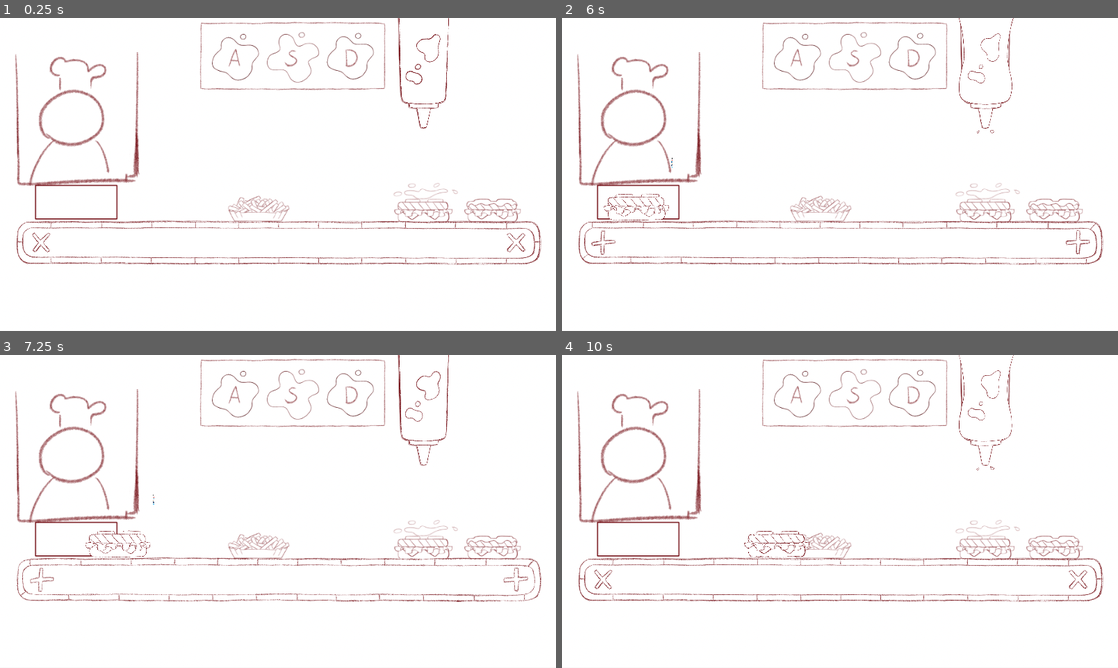
Above: before the commit, frames 1-4 (two rows, left to right).
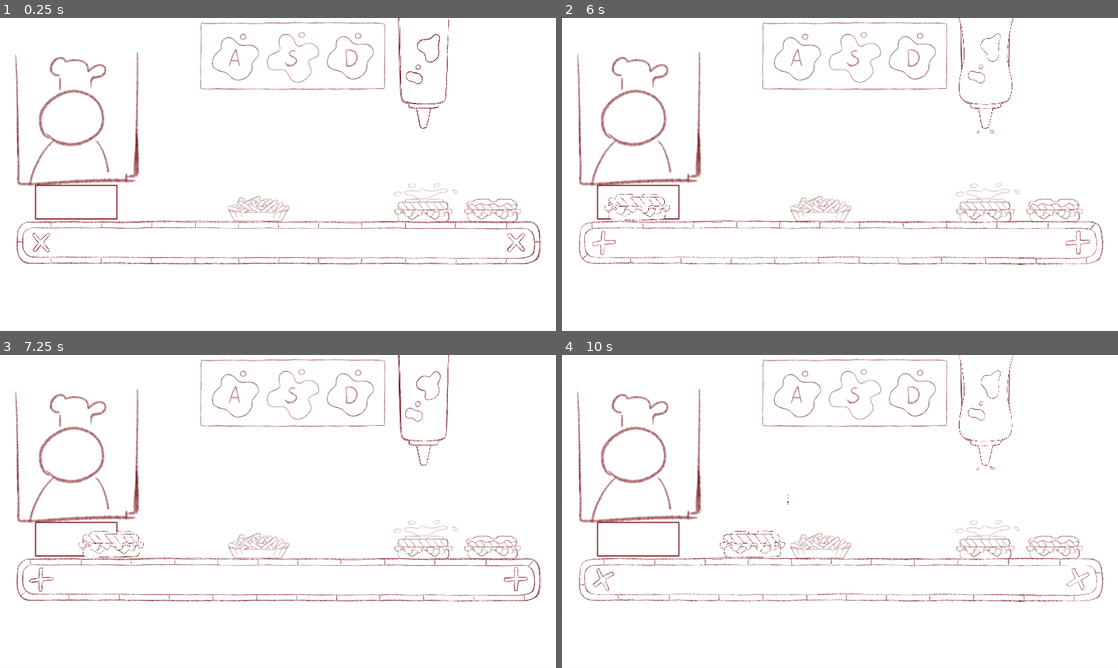
Above: after the commit, the same moments.

Repository: christophprenissl/sauce_game
Game: Godot game, scene res://Scenes/Game.tscn
Two runs of this game, one before a commit and one after it. Both use one fixed random seed, a clock stepped at 60 frames per second and the inputs below.
Inputs:
- Up to frame 1 (0.25 s): no input
- Up to frame 2 (6 s): tap one key every 0.75 s from 0.6 s: A (sauce_a) D (sauce_d) S (sauce_s) A (sauce_a) D (sauce_d) S (sauce_s) A (sauce_a) D (sauce_d)
- Up to frame 3 (7.25 s): tap S (sauce_s) at 6.6 s
- Up to frame 4 (10 s): tap one key every 0.75 s from 7.35 s: A (sauce_a) D (sauce_d) S (sauce_s) A (sauce_a)

The runs differ from the first frame. In frame 1, 0.2% of the frame differs, in the area x 71-81%, y 0-36%; in frame 2, 1.7%; in frame 3, 1.8%; in frame 4, 2.0%, in the area x 3-98%, y 44-79%.

Commit message:
added speed levels that change after certain amount of time

Diff:
--- a/GameObjects/Dish.tscn
+++ b/GameObjects/Dish.tscn
@@ -62,7 +62,7 @@
 position = Vector2( 0, -500 )
 frames = SubResource( 1 )
 animation = "idle"
-frame = 2
+frame = 1
 playing = true
 
 [node name="CollisionShape" type="CollisionShape2D" parent="."]
@@ -76,7 +76,6 @@
 position = Vector2( 0, -500 )
 frames = SubResource( 6 )
 animation = "idle"
-frame = 1
 playing = true
 
 [node name="Sauce2" type="AnimatedSprite" parent="."]
@@ -86,6 +85,7 @@
 position = Vector2( 5, -545 )
 frames = SubResource( 6 )
 animation = "idle"
+frame = 2
 playing = true
 
 [node name="Sauce3" type="AnimatedSprite" parent="."]
@@ -95,7 +95,8 @@
 position = Vector2( -10, -590 )
 frames = SubResource( 6 )
 animation = "idle"
-frame = 2
+frame = 1
 playing = true
 
 [connection signal="area_entered" from="." to="." method="_on_Dish_area_entered"]
+[connection signal="speed_set" from="." to="." method="_on_Dish_speed_set"]
--- a/Scenes/Game.gd
+++ b/Scenes/Game.gd
@@ -7,10 +7,30 @@
 export var sauce_color_s: Color = Color.white
 export var sauce_color_d: Color = Color.white
 
+export (Array, int) var speed_levels
+export var seconds_till_speed_changes: int = 10
+
+var time = 0
+var speed_level = 0
+
+func _ready():
+	set_speed(speed_levels[speed_level])
+
 func _process(delta):
+	time += delta
+	if time > seconds_till_speed_changes && speed_level < speed_levels.size()-1:
+		speed_level += 1
+		time = 0
+		set_speed(speed_levels[speed_level])
+
+
 	if Input.is_action_just_pressed("sauce_a"):
 		saucer.sauce(sauce_color_a)
 	if Input.is_action_just_pressed("sauce_s"):
 		saucer.sauce(sauce_color_s)
 	if Input.is_action_just_pressed("sauce_d"):
 		saucer.sauce(sauce_color_d)
+
+
+func set_speed(value: int):
+	production_line.speed = value
--- a/Scenes/Game.tscn
+++ b/Scenes/Game.tscn
@@ -108,6 +108,7 @@
 sauce_color_a = Color( 0.854902, 0.0627451, 0.0627451, 1 )
 sauce_color_s = Color( 0.858824, 0.74902, 0.027451, 1 )
 sauce_color_d = Color( 0.945098, 0.921569, 0.870588, 1 )
+speed_levels = [ 100, 250, 500, 1000 ]
 
 [node name="Background" type="AnimatedSprite" parent="."]
 position = Vector2( 971, 547.5 )
@@ -123,7 +124,6 @@
 position = Vector2( 961, 773 )
 frames = SubResource( 2 )
 animation = "moving"
-frame = 5
 playing = true
 script = ExtResource( 3 )
 spawn_rate = 200
@@ -154,6 +154,7 @@
 scale = Vector2( 0.347163, 0.35108 )
 frames = SubResource( 8 )
 animation = "idle"
+frame = 1
 playing = true
 script = ExtResource( 5 )
 
--- a/Scripts/Dish.gd
+++ b/Scripts/Dish.gd
@@ -5,6 +5,7 @@
 onready var sauce3 = $"%Sauce3"
 
 export var speed = 100
+signal speed_set(value)
 
 func _process(delta):
 	position.x += speed * delta
@@ -28,3 +29,7 @@
 	if !sauce3.visible:
 		sauce3.set_modulate(sauce_color)
 		sauce3.set_visible(true)
+
+
+func _on_Dish_speed_set(value):
+	speed = value
--- a/Scripts/ProductionLine.gd
+++ b/Scripts/ProductionLine.gd
@@ -1,16 +1,24 @@
 extends AnimatedSprite
 
 export var spawn_rate = 100
+export var speed = 100
 
 onready var game = $".."
 onready var dish = load("res://GameObjects/Dish.tscn")
 onready var production_area = $"ProductionArea"
 
 func _process(delta):
+	update_speed_scale()
 	var rand_num = randi() % spawn_rate
 
 	if rand_num == 0 && production_area.get_overlapping_areas().size() == 0:
 		var production_pos = production_area.global_position
 		var dish_instance = dish.instance()
+		dish_instance.speed = speed
 		game.add_child(dish_instance)
 		dish_instance.global_position = production_pos
+
+
+
+func update_speed_scale():
+	speed_scale = 0.008 * speed
Not shown, added: Assets/Spritesheets/spritesheet_slot.png.import
